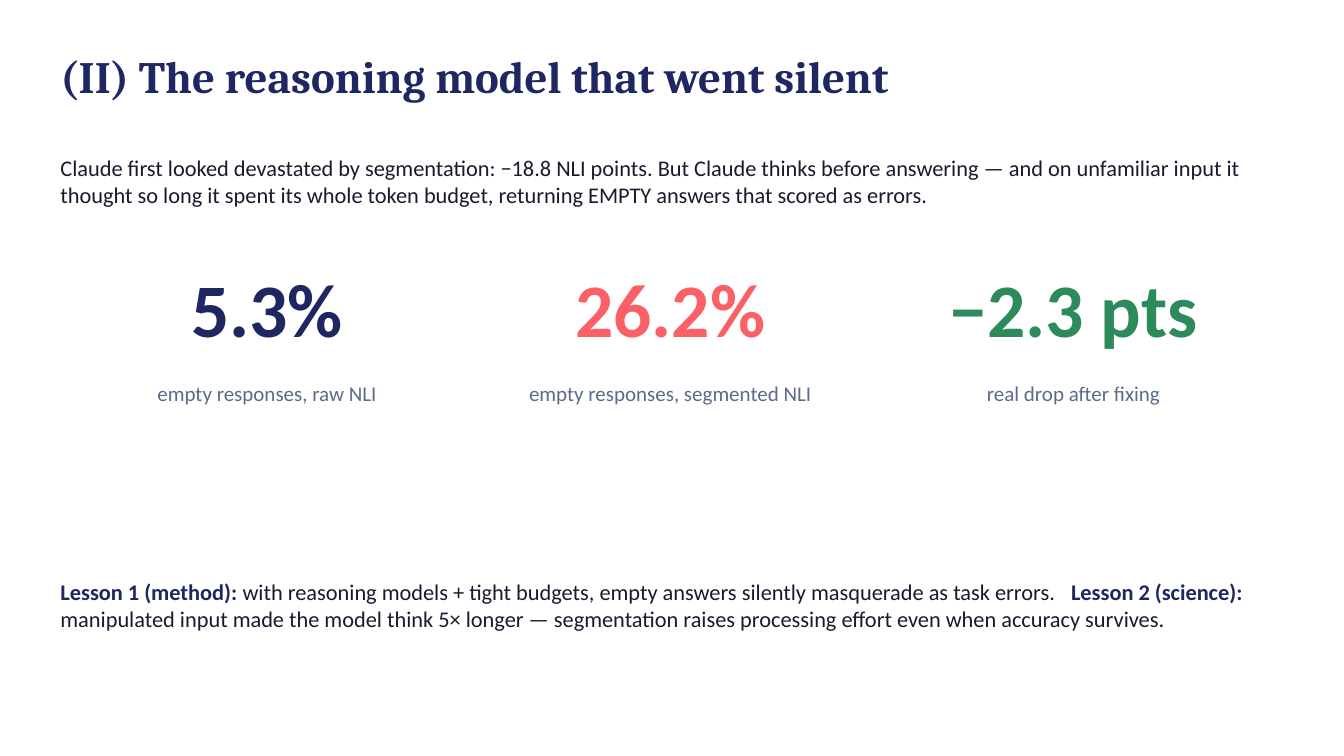
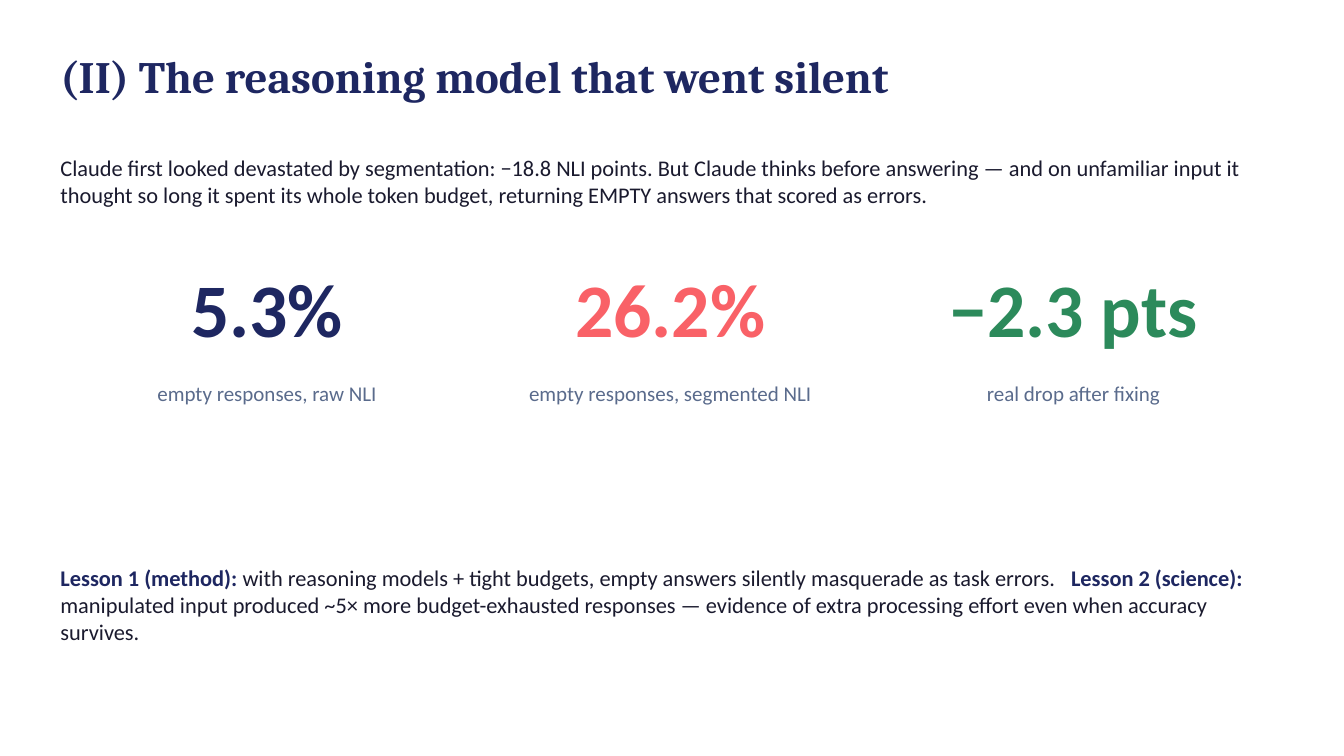
Before and after one commit to AdonZahavi/NLP-Final-, a slide deck: slide 6 of report/slides.pptx. Drawn at 1344x756 pixels with LibreOffice and Linux fonts; fonts in the diff are those of the drawing. Boxes give left, top, right and bottom in pixels: in the first picture for what was removed or moved away, otherwise in the second. Text is boxed around its words. In the diff, an @@ line names an element or a change of style, - is before the commit and + after.

```diff
--- a/report/slides.pptx
+++ b/report/slides.pptx
@@ text at [60, 569, 1243, 640]: text changed @@
-Lesson 1 (method): with reasoning models + tight budgets, empty answers silently masquerade as task errors. Lesson 2 (science): manipulated input made the model think 5× longer — segmentation raises processing effort even when accuracy survives.
+Lesson 1 (method): with reasoning models + tight budgets, empty answers silently masquerade as task errors. Lesson 2 (science): manipulated input produced ~5× more budget-exhausted responses — evidence of extra processing effort even when accuracy survives.
```
Also in this commit, not shown: 4 other slides changed, 13 other files.
